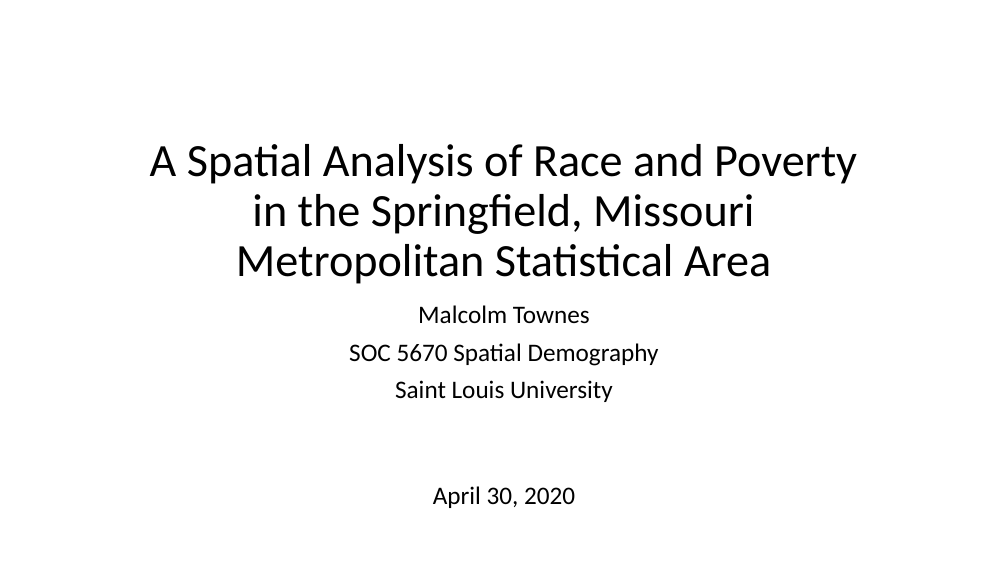
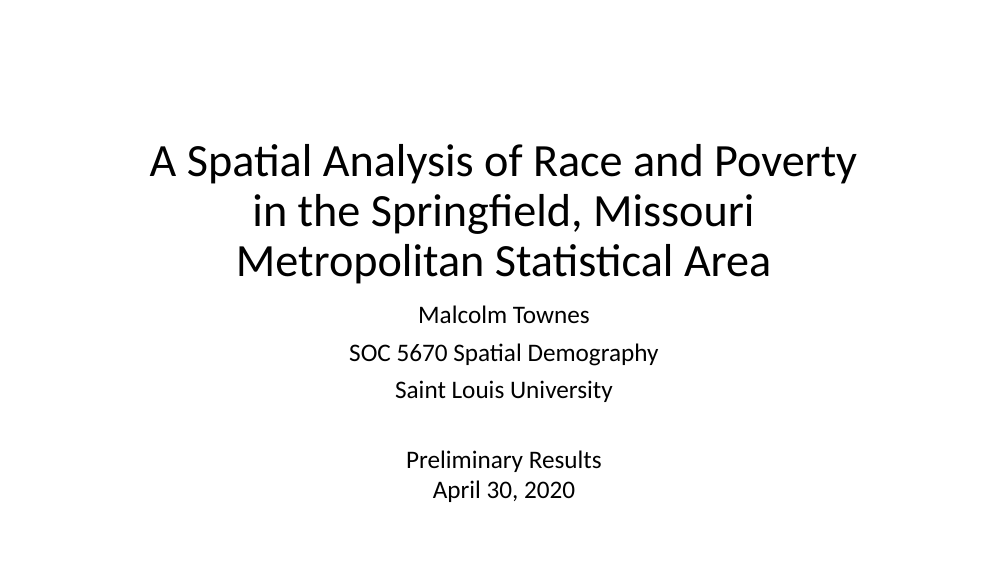
Before and after one commit to SLU-Courses-Townes/SOC5670, a slide deck: slide 1 of Assignments/Homework02/docs/Townes_SOC5670_2020_Spring_Presentation_v00.pptx. Drawn at 1008x567 pixels with LibreOffice and Linux fonts; fonts in the diff are those of the drawing. Boxes give left, top, right and bottom in pixels: in the first picture for what was removed or moved away, otherwise in the second. Text is boxed around its words. In the diff, an @@ line names an element or a change of style, - is before the commit and + after.

```diff
--- a/Assignments/Homework02/docs/Townes_SOC5670_2020_Spring_Presentation_v00.pptx
+++ b/Assignments/Homework02/docs/Townes_SOC5670_2020_Spring_Presentation_v00.pptx
@@ text "Preliminary Results": place and size @@
-text "Preliminary Results" at (433,486,575,508)
+text "Preliminary Results" at (406,450,602,502)
@@ text at (406,450,602,472): paragraph added @@
+Preliminary Results
```
Also in this commit, not shown: 5 slides added, 2 slides removed, 4 other files.
